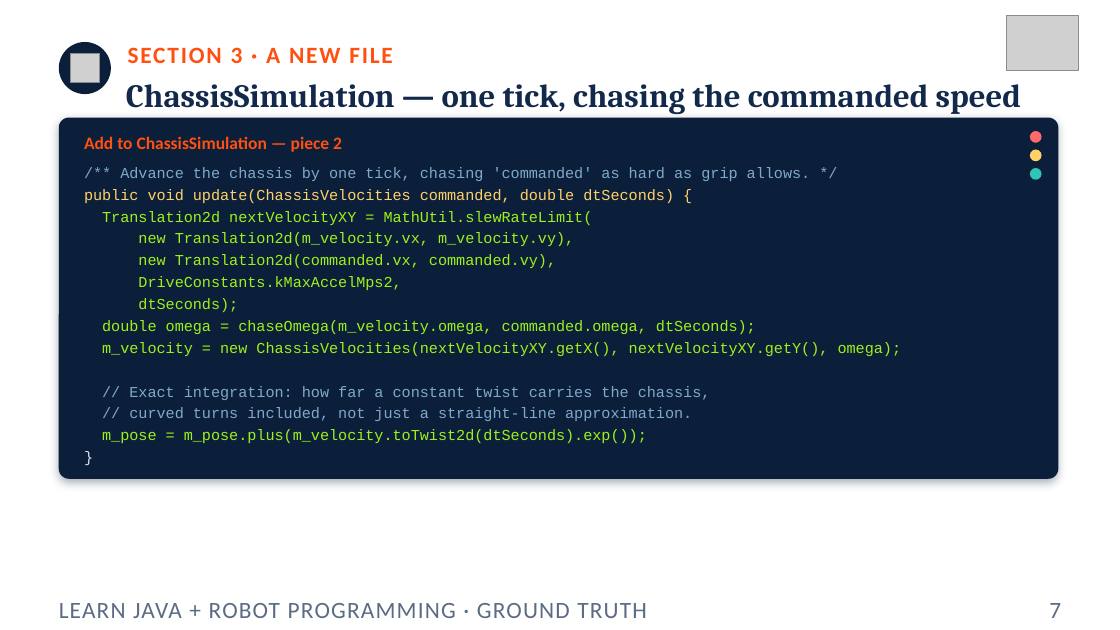
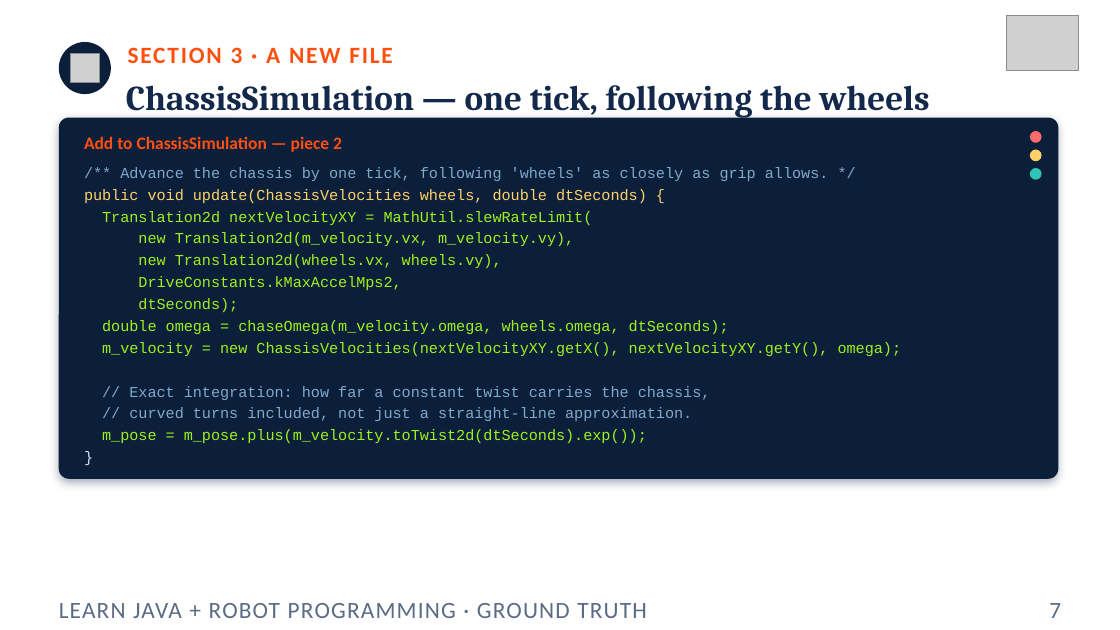
Before and after one commit to FRC5010/BasicRobotLessons, a slide deck: slide 7 of docs/presentations/v3/16-ground-truth.pptx. Drawn at 1120x630 pixels with LibreOffice and Linux fonts; fonts in the diff are those of the drawing; grey boxes stand for pictures. Boxes give left, top, right and bottom in pixels: in the first picture for what was removed or moved away, otherwise in the second. Text is boxed around its words. In the diff, an @@ line names an element or a change of style, - is before the commit and + after.

```diff
--- a/docs/presentations/v3/16-ground-truth.pptx
+++ b/docs/presentations/v3/16-ground-truth.pptx
@@ text at (x1=126, y1=85, x2=929, y2=117): text changed; size 28 to 30 pt @@
-ChassisSimulation — one tick, chasing the commanded speed
+ChassisSimulation — one tick, following the wheels
@@ text at (x1=84, y1=167, x2=829, y2=203): text changed @@
-/** Advance the chassis by one tick, chasing 'commanded' as hard as grip allows. */
-public void update(ChassisVelocities commanded, double dtSeconds) {
+/** Advance the chassis by one tick, following 'wheels' as closely as grip allows. */
+public void update(ChassisVelocities wheels, double dtSeconds) {
@@ text at (x1=138, y1=254, x2=502, y2=268): text changed @@
-new Translation2d(commanded.vx, commanded.vy),
+new Translation2d(wheels.vx, wheels.vy),
@@ text at (x1=102, y1=320, x2=729, y2=334): text changed @@
-double omega = chaseOmega(m_velocity.omega, commanded.omega, dtSeconds);
+double omega = chaseOmega(m_velocity.omega, wheels.omega, dtSeconds);
```
Also in this commit, not shown: 5 other slides changed, 12 other files.
